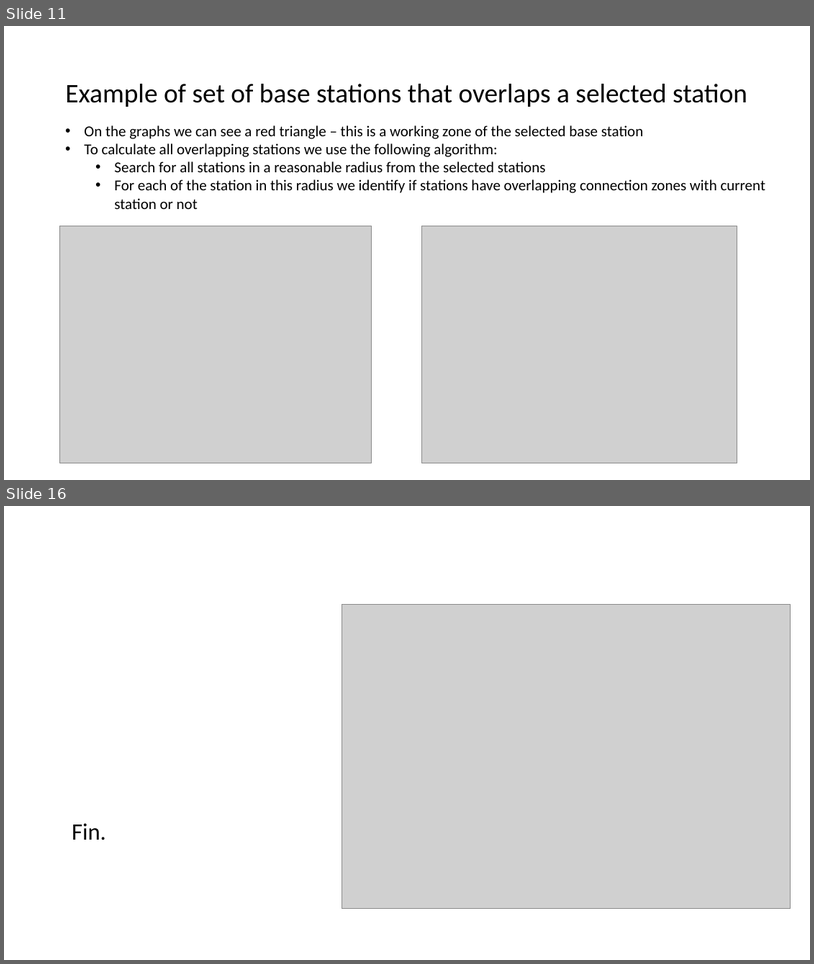
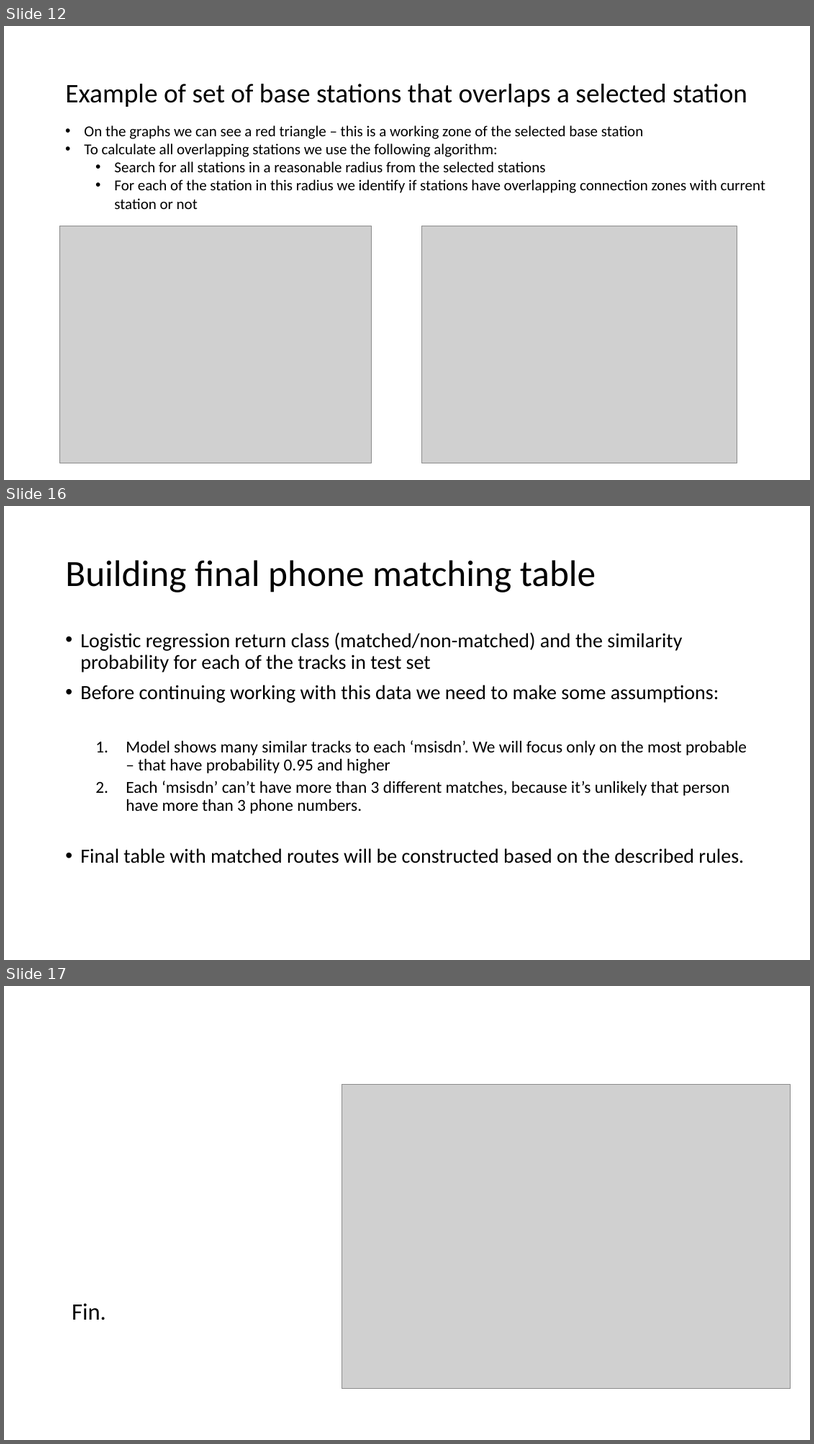
Before and after one commit to Sirorezka/Telecom_project, a slide deck: my_ppt.pptx. Shown one above the other, each under a label of ours: slides 11 and 16 before the commit, slides 12, 16 and 17 after it; the slides between them are not shown. The pictures are 814x964 and 814x1444 pixels, drawn with LibreOffice and Linux fonts; fonts in the diff are those of the drawing; grey boxes stand for pictures. Boxes give left, top, right and bottom in pixels: in the first picture for what was removed or moved away, otherwise in the second. Text is boxed around its words. In the diff, an @@ line names an element or a change of style, - is before the commit and + after.

```diff
--- a/my_ppt.pptx
+++ b/my_ppt.pptx
@@ slide 16 added at (4,506,810,960), background #FFFFFF @@
@@ title added at (65,560,596,592), 44 pt, text #000000 @@
+Building final phone matching table
@@ text added at (80,632,747,863), 24 pt, text #000000 @@
+• Logistic regression return class (matched/non-matched) and the similarity probability for each of the tracks in test set
+• Before continuing working with this data we need to make some assumptions:
+  1. Model shows many similar tracks to each ‘msisdn’. We will focus only on the most probable – that have probability 0.95 and higher
+  2. Each ‘msisdn’ can’t have more than 3 different matches, because it’s unlikely that person have more than 3 phone numbers.
+• Final table with matched routes will be constructed based on the described rules.
@@ what was slide 11 is now slide 12 @@
@@ what was slide 16 is now slide 17 @@
```
Also in this commit, not shown: 9 slides changed, 1 other slide added, 1 slide removed, 6 other files.
